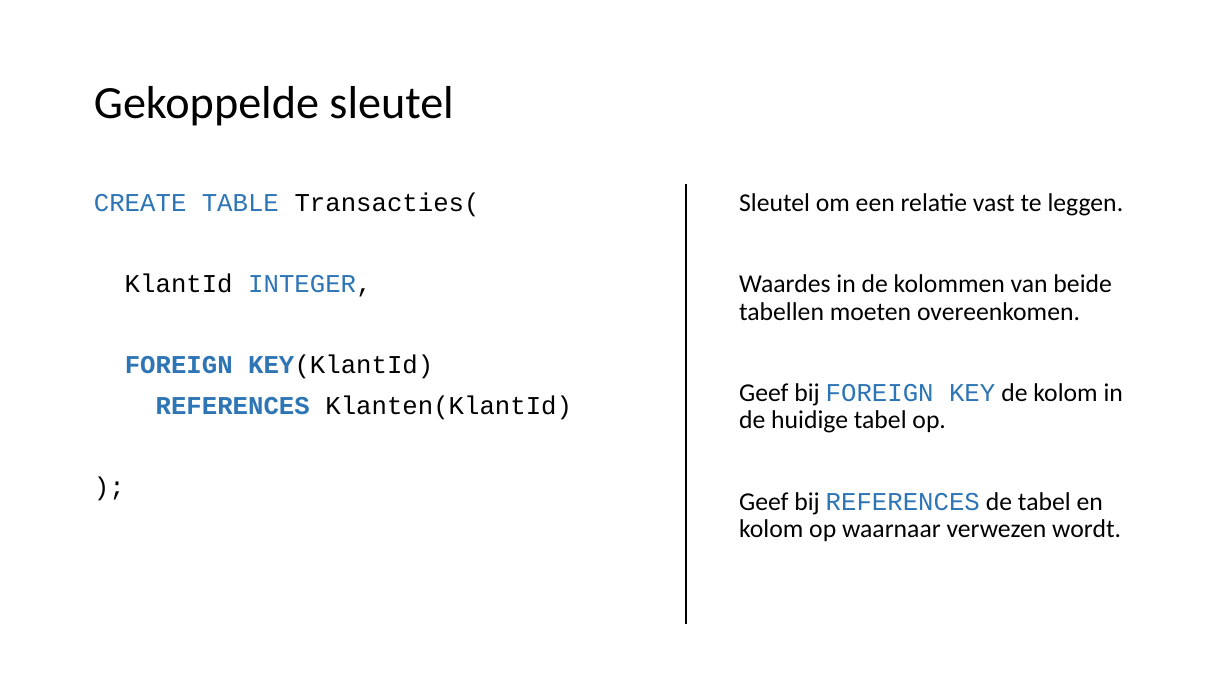
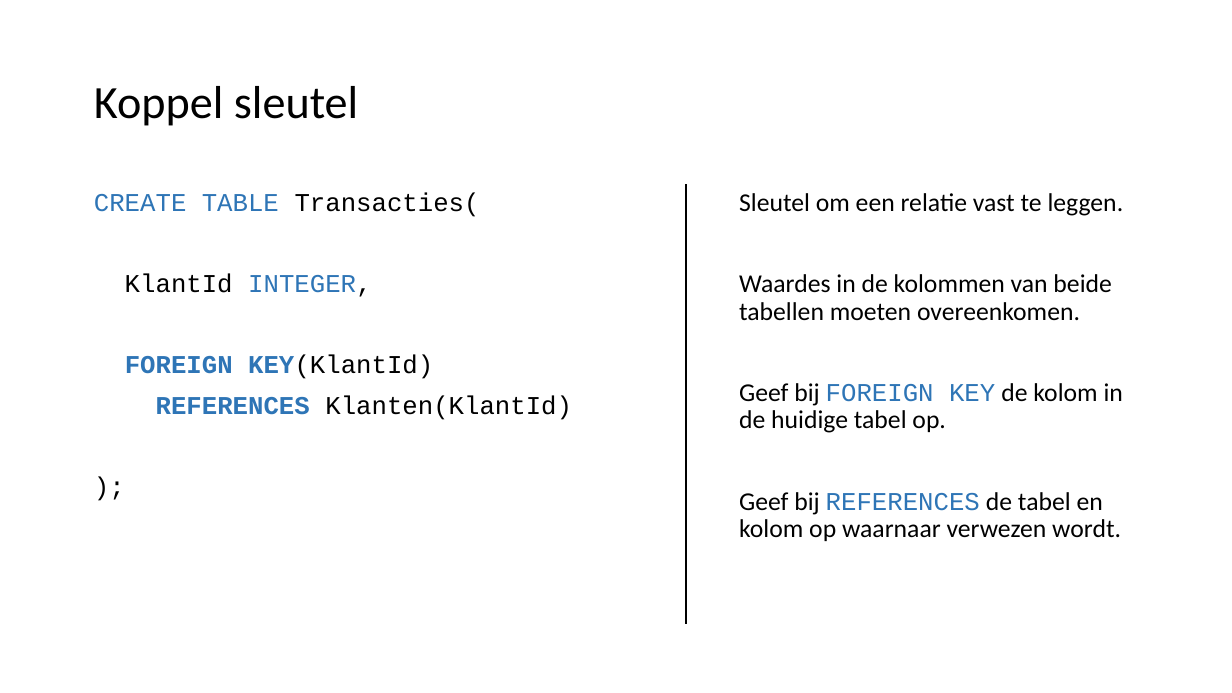
Before and after one commit to LFKoning/knowledge-sharing, a slide deck: slide 34 of sql_course_2p/2_database_design/2_database_design.pptx (slide 33 before the commit). Drawn at 1232x693 pixels with LibreOffice and Linux fonts; fonts in the diff are those of the drawing. Boxes give left, top, right and bottom in pixels: in the first picture for what was removed or moved away, otherwise in the second. Text is boxed around its words. In the diff, an @@ line names an element or a change of style, - is before the commit and + after.

```diff
--- a/sql_course_2p/2_database_design/2_database_design.pptx
+++ b/sql_course_2p/2_database_design/2_database_design.pptx
@@ title at box(94, 86, 358, 126): text changed @@
-Gekoppelde sleutel
+Koppel sleutel
```
Also in this commit, not shown: 7 other slides changed, 2 slides added, 2 slides removed, 4 other files.
